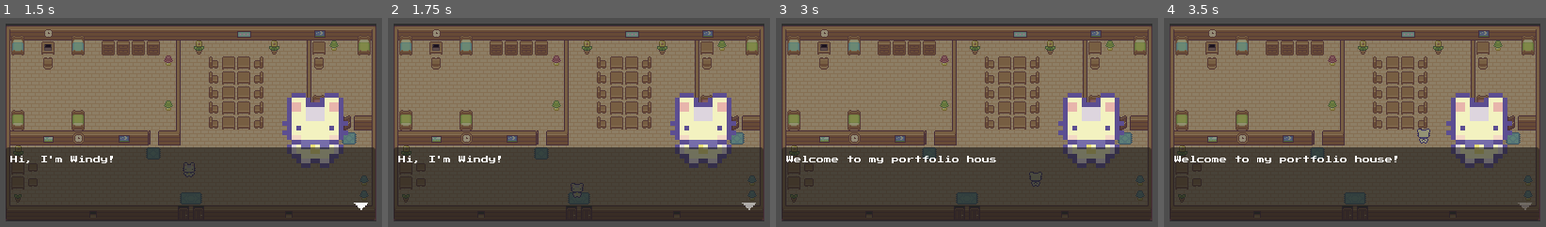
Above: before the commit, frames 1-4 (left to right).
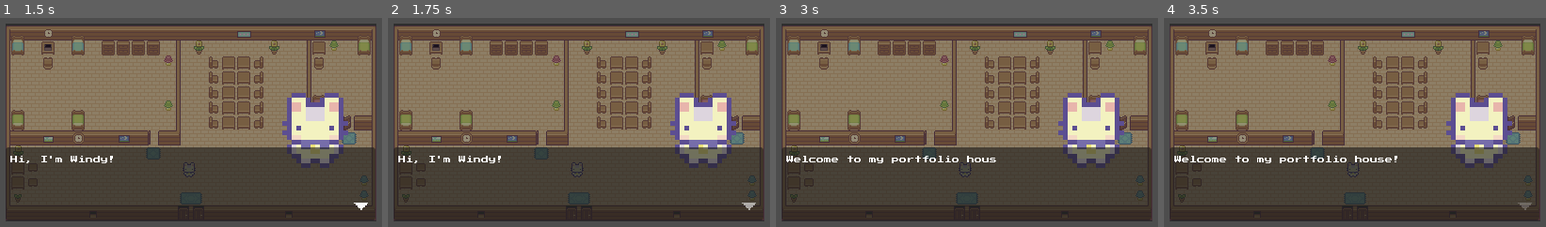
Above: after the commit, the same moments.

Repository: Gwyneth0401/Portfolio-Project
Game: Godot game, scene res://scenes/levels/main.tscn
The game is run twice, just before and just after one commit, with the same random seed, the same clock (stepped at 60 frames per second) and the same inputs.
Inputs (mouse positions are in pixels of both pictures, inside the frame that each line leads up to):
- Up to frame 1 (1.5 s): tap Enter (ui_accept) at 0.5 s; move the mouse to (290, 109) at 0.52 s; hold Right (right) 0.53-1.28 s; hold Enter (ui_accept) 0.53-1.28 s; move the mouse to (99, 135) at 1.27 s; hold Down (down) from 1.28 s (still down); tap F (interact) at 1.35 s
- Up to frame 2 (1.75 s): keep holding Down (down); tap Enter (ui_accept) at 1.52, 1.55 s
- Up to frame 3 (3 s): tap Enter (ui_accept) at 1.82, 2.3, 2.85 s; move the mouse to (1012, 66) at 2.02 s; release Down (down) at 2.03 s; press the mouse at (1012, 66) at 2.03 s; hold Right (right) 2.03-2.78 s; move the mouse to (944, 172) at 2.77 s; release the mouse at (944, 172) at 2.78 s; hold Up (ui_up) from 2.78 s (still down)
- Up to frame 4 (3.5 s): keep holding Up (ui_up); tap Enter (ui_accept) at 3.02, 3.32 s

Frame 1 is identical in both runs. In frame 2, 0.2% of the frame differs, in the area x 47-52%, y 69-87%; in frame 3, 0.1%; in frame 4, 0.2%, in the area x 47-70%, y 52-77%.

Commit message:
Modify resume access

Diff:
--- a/scenes/levels/main.tscn
+++ b/scenes/levels/main.tscn
@@ -1,11 +1,10 @@
-[gd_scene load_steps=7 format=3 uid="uid://ch8gqqnaigtha"]
+[gd_scene load_steps=6 format=3 uid="uid://ch8gqqnaigtha"]
 
 [ext_resource type="PackedScene" uid="uid://cl5qskhwu73n" path="res://scenes/player/player.tscn" id="1_0ut27"]
 [ext_resource type="Script" path="res://scenes/levels/main.gd" id="1_d2xua"]
 [ext_resource type="PackedScene" uid="uid://cshcd4vh7sh6o" path="res://scenes/houses/house.tscn" id="1_d8p1i"]
 [ext_resource type="PackedScene" uid="uid://bp4emejx3y16t" path="res://scenes/houses/laptop.tscn" id="3_m2mpx"]
 [ext_resource type="PackedScene" uid="uid://drcw54wmyve8y" path="res://scenes/user interface/dialog_ui.tscn" id="6_w73xb"]
-[ext_resource type="PackedScene" uid="uid://djuj6kt81n13v" path="res://scenes/user interface/resume.tscn" id="7_76b5c"]
 
 [node name="Main" type="Node2D"]
 script = ExtResource("1_d2xua")
@@ -19,10 +18,6 @@
 position = Vector2(88, 55)
 
 [node name="DialogBox" parent="." instance=ExtResource("6_w73xb")]
-visible = false
-
-[node name="Resume" parent="." instance=ExtResource("7_76b5c")]
-visible = false
 
 [connection signal="menu_closed" from="Laptop" to="." method="_on_laptop_menu_closed"]
 [connection signal="menu_opened" from="Laptop" to="." method="_on_laptop_menu_opened"]
--- a/scenes/user interface/laptop_menu.gd
+++ b/scenes/user interface/laptop_menu.gd
@@ -6,7 +6,7 @@
 @onready var description_label = $MenuPanel/VBoxContainer/BottomSection/MarginContainer/Label
 
 var options = [
-	{"name": "Resume", "desc": "Learn more about me from my resume"},
+	{"name": "Resume", "desc": "Learn more about me from my resume. Will be opened in new browser."},
 	{"name": "Exit", "desc": "Close the laptop and return to the room"}
 ]
 
@@ -35,8 +35,6 @@
 	elif event.is_action_pressed("ui_up") and current_index != 0:
 		current_index -= 1
 		_update_selection(current_index)
-	elif event.is_action_pressed("ui_accept"):
-		_on_option_selected(current_index)
 
 func _update_selection(index: int) -> void:
 	current_index = index
@@ -55,7 +53,8 @@
 func _on_option_selected(index: int) -> void:
 	match options[index].name:
 		"Resume":
-			print("Open resume")
+			# Open resume PDF in a new browser tab
+			OS.shell_open("https://gwyneth0401.github.io/Portfolio-Project/assets/resume.pdf")
 		"Exit":
 			menu_closed.emit()
 
--- a/scenes/user interface/resume.tscn
+++ /dev/null
@@ -1,52 +0,0 @@
-[gd_scene load_steps=3 format=3 uid="uid://djuj6kt81n13v"]
-
-[ext_resource type="Texture2D" uid="uid://crd66w4bag8r3" path="res://graphics/resume.png" id="1_xn2n4"]
-[ext_resource type="FontFile" uid="uid://denhbgf8lrhn2" path="res://fonts/PressStart2P-Regular.ttf" id="2_mijm5"]
-
-[node name="Resume" type="CanvasLayer"]
-
-[node name="ColorRect" type="ColorRect" parent="."]
-anchors_preset = 15
-anchor_right = 1.0
-anchor_bottom = 1.0
-grow_horizontal = 2
-grow_vertical = 2
-color = Color(0.223103, 0.223103, 0.223103, 1)
-
-[node name="ScrollContainer" type="ScrollContainer" parent="."]
-anchors_preset = -1
-anchor_right = 0.9
-anchor_bottom = 1.0
-offset_left = -4.0
-offset_right = 4.0
-grow_horizontal = 2
-grow_vertical = 2
-
-[node name="TextureRect" type="TextureRect" parent="ScrollContainer"]
-texture_filter = 1
-texture_repeat = 1
-layout_mode = 2
-size_flags_horizontal = 3
-size_flags_vertical = 3
-texture = ExtResource("1_xn2n4")
-stretch_mode = 5
-
-[node name="MarginContainer" type="MarginContainer" parent="."]
-anchors_preset = 3
-anchor_left = 1.0
-anchor_top = 1.0
-anchor_right = 1.0
-anchor_bottom = 1.0
-offset_left = -40.0
-offset_top = -40.0
-grow_horizontal = 0
-grow_vertical = 0
-
-[node name="Label" type="Label" parent="MarginContainer"]
-texture_filter = 1
-layout_mode = 2
-theme_override_fonts/font = ExtResource("2_mijm5")
-theme_override_font_sizes/font_size = 7
-text = "Press Esc to close"
-horizontal_alignment = 1
-autowrap_mode = 2
Not shown, changed: docs/index.apple-touch-icon.png.import
Not shown, changed: docs/index.icon.png.import
Not shown, changed: docs/index.png.import
